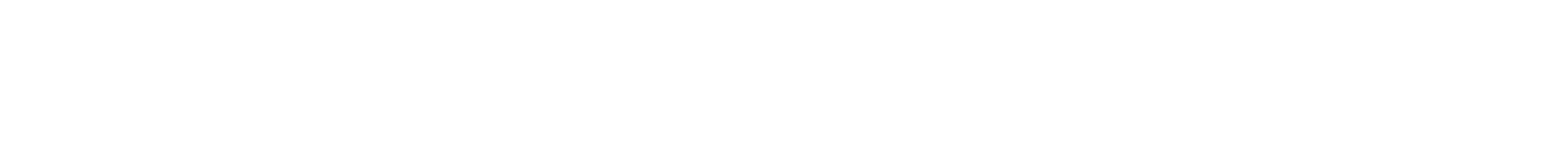
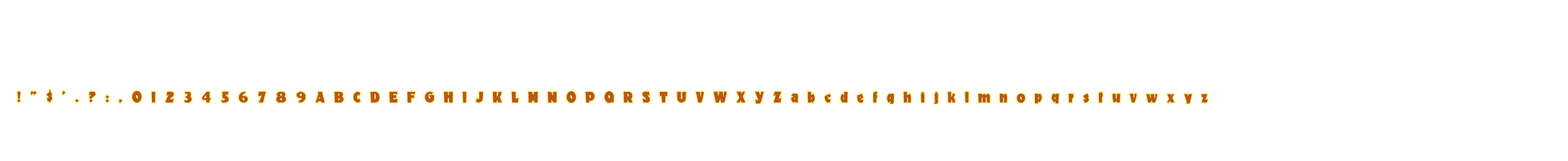
Two versions of the same layered image (1568x161). Layer-by-layer changes:
renamed "! ' $ ' . ? 0 1 2 3 4 5 6 7 8 9 A B C D E" to "! ' $ ' . ? : , 0 1 2 3 4 5 6 7 8 9 A B C", painted on it over bbox(16, 89, 1208, 104)
